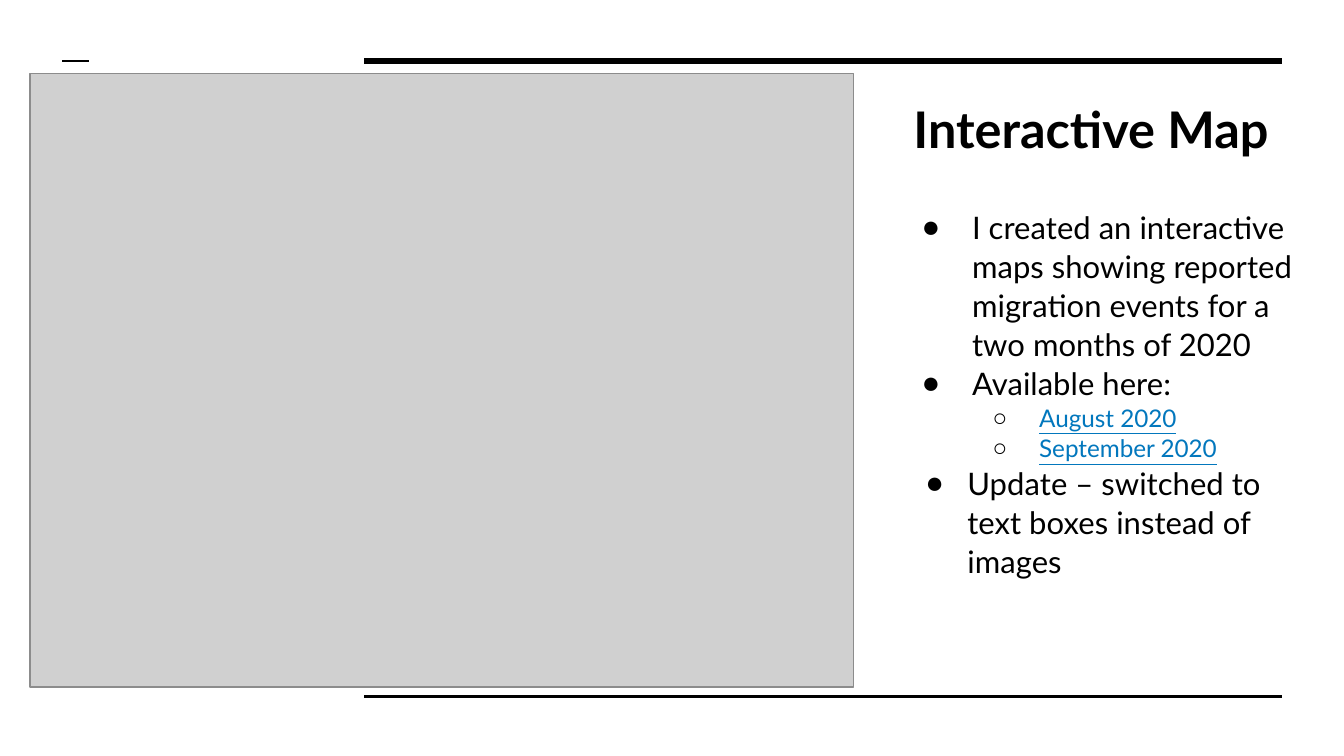
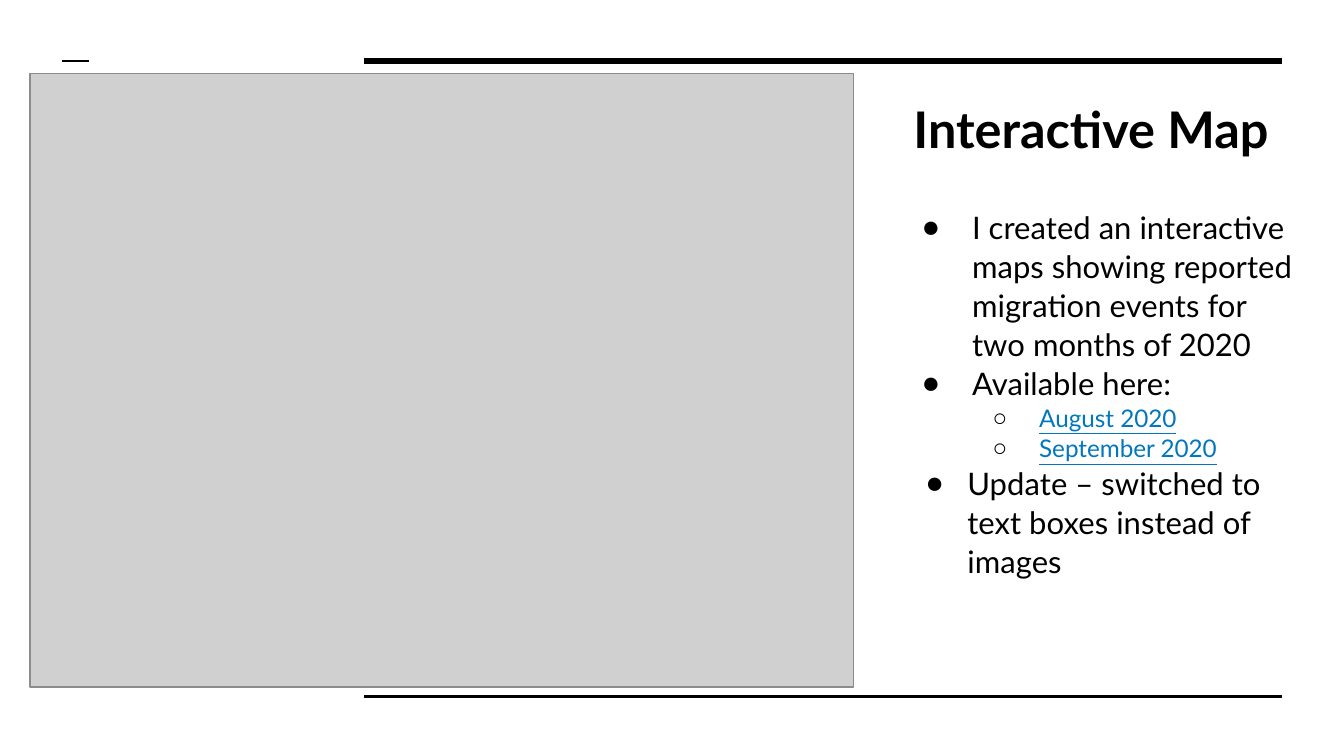
Before and after one commit to sjegoodman/monarch-migration, a slide deck: slide 8 of MonarchMigrationPresentation.pptx. Drawn at 1344x756 pixels with LibreOffice and Linux fonts; fonts in the diff are those of the drawing; grey boxes stand for pictures. Boxes give left, top, right and bottom in pixels: in the first picture for what was removed or moved away, otherwise in the second. Text is boxed around its words. In the diff, an @@ line names an element or a change of style, - is before the commit and + after.

```diff
--- a/MonarchMigrationPresentation.pptx
+++ b/MonarchMigrationPresentation.pptx
@@ text at <box>972,216,1292,357</box>: text changed @@
-● I created an interactive maps showing reported migration events for a two months of 2020
+● I created an interactive maps showing reported migration events for two months of 2020
```
Also in this commit, not shown: 4 other slides changed, 1 other file.
